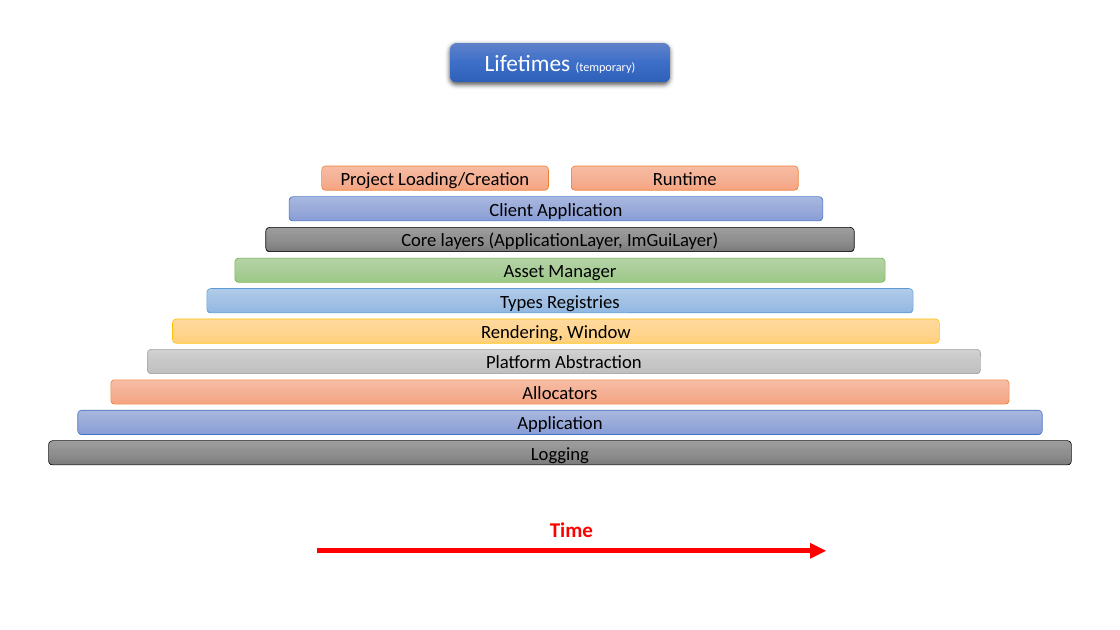
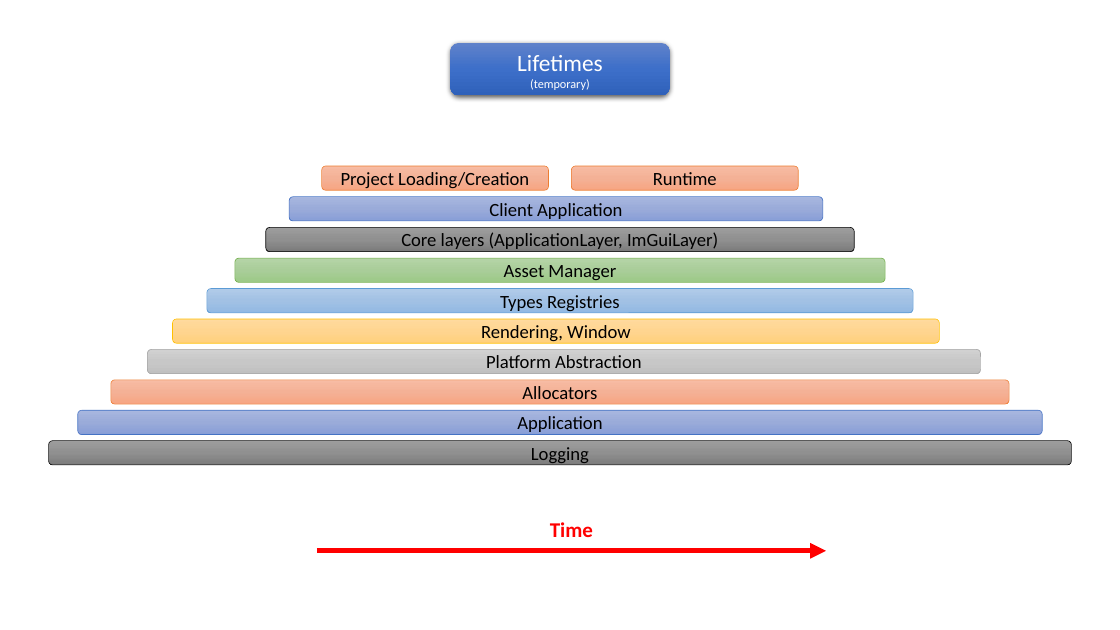
Before and after one commit to pawel-kaleta/FoolsEngine, a slide deck: slide 4 of Documentation/Core Architecture.pptx. Drawn at 1120x630 pixels with LibreOffice and Linux fonts; fonts in the diff are those of the drawing. Boxes give left, top, right and bottom in pixels: in the first picture for what was removed or moved away, otherwise in the second. Text is boxed around its words. In the diff, an @@ line names an element or a change of style, - is before the commit and + after.

```diff
--- a/Documentation/Core Architecture.pptx
+++ b/Documentation/Core Architecture.pptx
@@ rounded rectangle "Lifetimes (temporary)": place and size @@
-rounded rectangle "Lifetimes (temporary)" at [450, 43, 670, 82]
+rounded rectangle "Lifetimes (temporary)" at [450, 43, 670, 96]
```
Also in this commit, not shown: 2 other slides changed, 16 other files.
